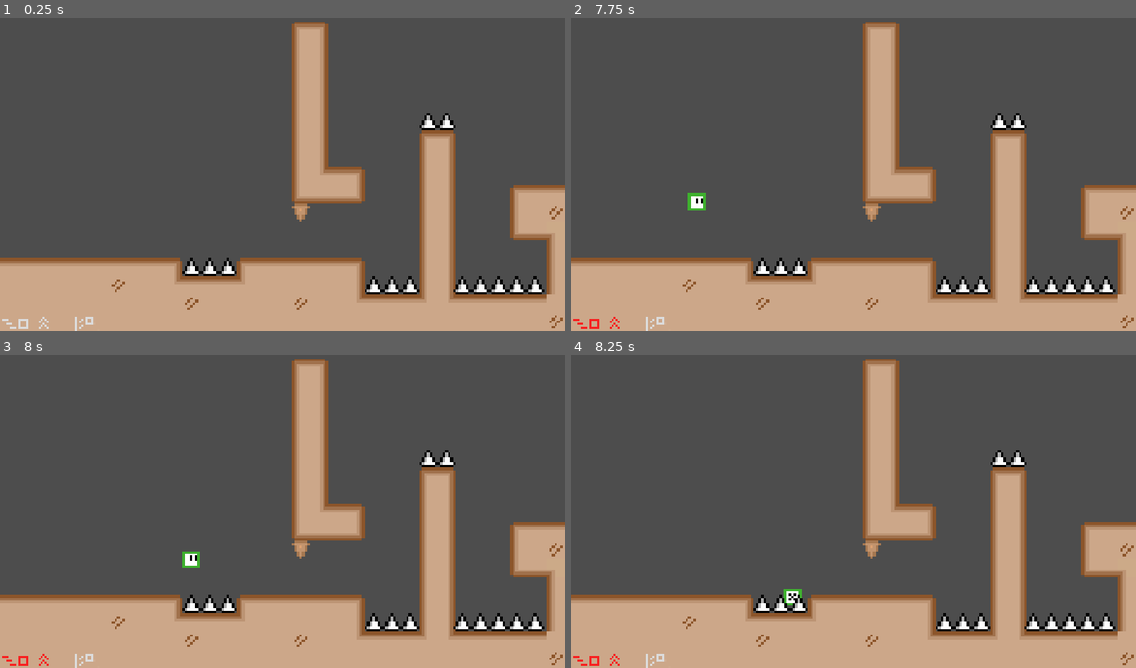
Above: before the commit, frames 1-4 (two rows, left to right).
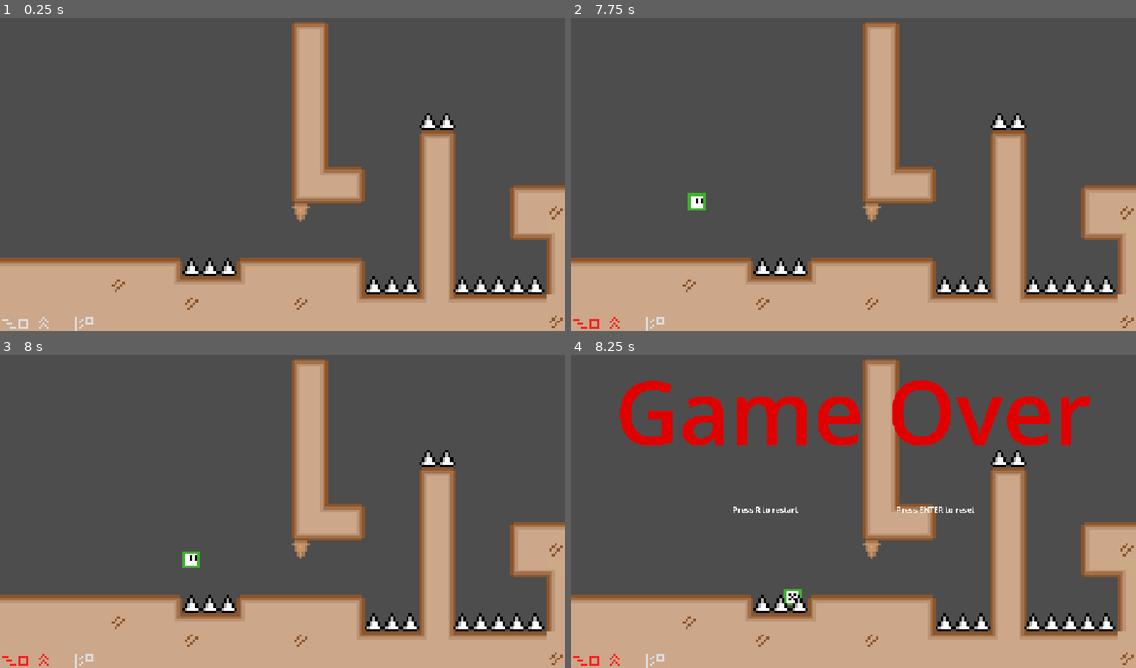
Above: after the commit, the same moments.

Repository: bk23miner/le-Gabe
Game: Godot game, scene res://scenes/Main.tscn
The game is run twice, just before and just after one commit, with the same random seed, the same clock (stepped at 60 frames per second) and the same inputs.
Inputs:
- Up to frame 1 (0.25 s): no input
- Up to frame 2 (7.75 s): tap Enter at 0.5 s; hold D (right) 0.53-2.03 s; tap Shift (dash) every 0.75 s from 0.6 to 7.35 s; tap Space (jump) at 0.77, 1.52, 3.02, 3.77, 4.52, 6.02, 6.77, 7.52 s; tap Backspace (restart) every 0.75 s from 1.25 to 4.25 s; hold A (left) 2.03-2.78 s; hold D (right) 2.78-4.28 s; hold A (left) 4.28-5.03 s; hold D (right) 5.03-5.78 s; hold A (left) 5.78-7.28 s; hold D (right) from 7.28 s (still down)
- Up to frame 3 (8 s): keep holding D (right)
- Up to frame 4 (8.25 s): keep holding D (right); tap Shift (dash) at 8.1 s

Frames 1-3 are identical in both runs. In frame 4, 6.2% of the frame differs, in the area x 8-92%, y 8-51%.

Commit message:
Upload-by-Bk

Diff:
--- a/scenes/DeathScreen.tscn
+++ b/scenes/DeathScreen.tscn
@@ -31,6 +31,7 @@
 offset_bottom = 11.5
 grow_horizontal = 2
 grow_vertical = 2
+theme_override_constants/separation = 200
 alignment = 1
 
 [node name="Label2" type="Label" parent="HBoxContainer" unique_id=1466248329]
--- a/scripts/player.gd
+++ b/scripts/player.gd
@@ -17,6 +17,8 @@
 var temp_x_vel
 var temp_y_vel
 var temp_bd_y_vel
+
+var Screen
 
 func _ready() -> void:
 	pass
@@ -113,3 +115,9 @@
 	is_dead = true
 	var Body = $AnimatedSprite2D
 	Body.play("death")
+
+
+	var scene = load("res://scenes/DeathScreen.tscn")
+	var instance = scene.instantiate()
+	add_child(instance)
+	Screen = instance
